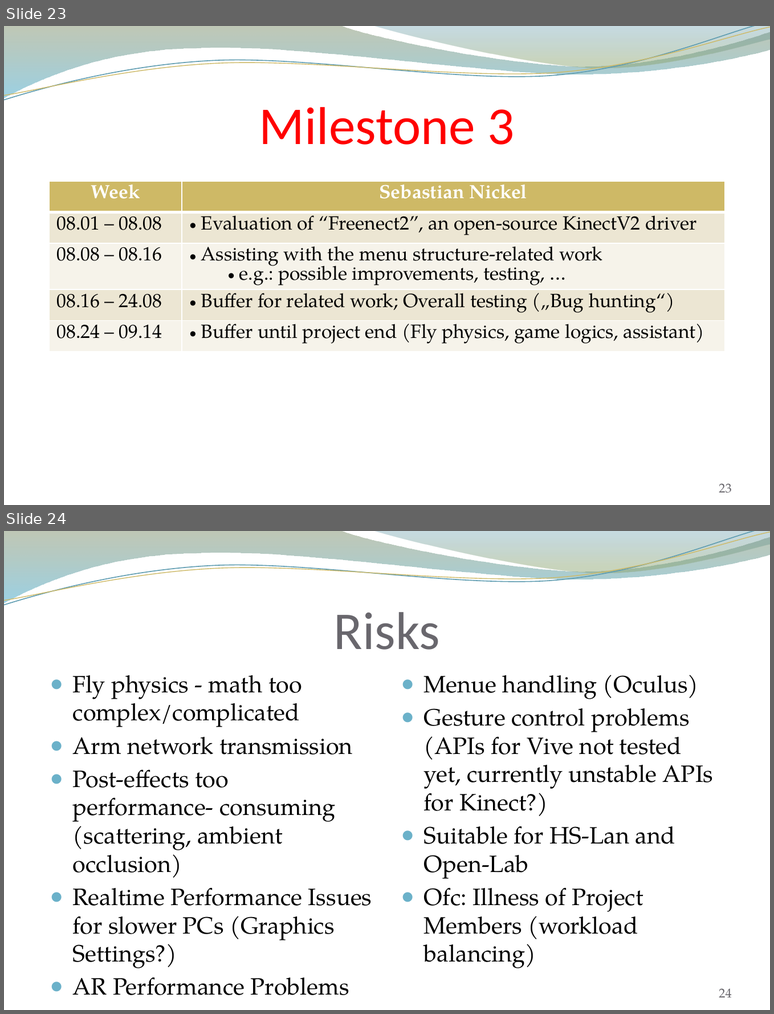
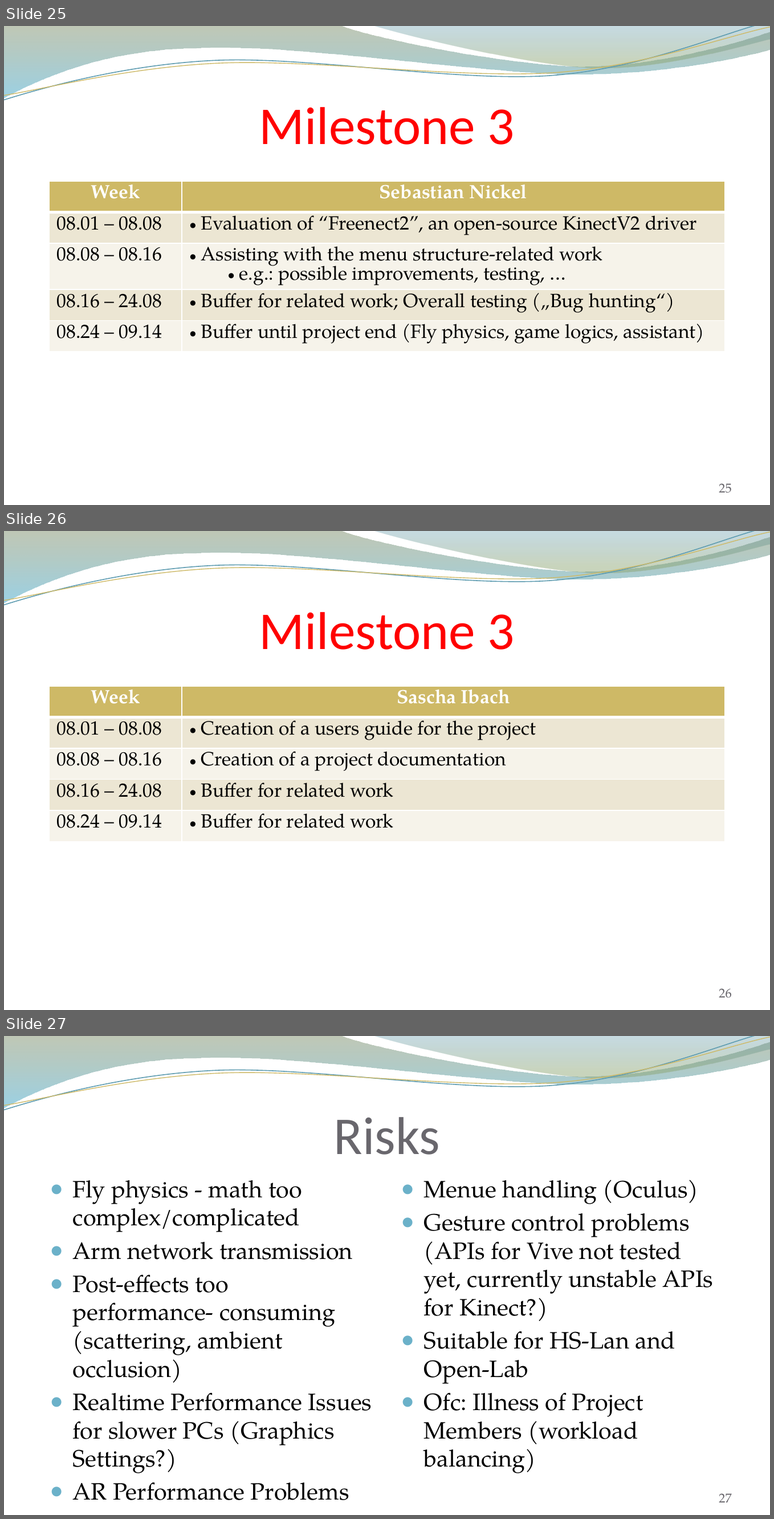
Before and after one commit to andreasdietze/Rift-WingsuitV2, a slide deck: Präsentationen/Projektpräsentation/Project proposal Rift Wingsuit V2.pptx. Shown one above the other, each under a label of ours: slides 23 and 24 before the commit, slides 25, 26 and 27 after it. The pictures are 774x1014 and 774x1519 pixels, drawn with LibreOffice and Linux fonts; fonts in the diff are those of the drawing; background and template pictures are left out. Boxes give left, top, right and bottom in pixels: in the first picture for what was removed or moved away, otherwise in the second. Text is boxed around its words. In the diff, an @@ line names an element or a change of style, - is before the commit and + after.

Commit message:
Milestones for Sascha Ibach

```diff
--- a/Präsentationen/Projektpräsentation/Project proposal Rift Wingsuit V2.pptx
+++ b/Präsentationen/Projektpräsentation/Project proposal Rift Wingsuit V2.pptx
@@ slide 26 added at [4, 531, 770, 1010], background picture (left out); not listed: 4 template elements that a slide beside it also shows @@
@@ title added at [259, 612, 514, 650], 50 pt, text #FF0000 @@
+Milestone 3
@@ table added at [49, 685, 725, 841], 5 rows, 2 columns @@
+Week | Sascha Ibach
+08.01 – 08.08 | Creation of a users guide for the project
+08.08 – 08.16 | Creation of a project documentation
+08.16 – 24.08 | Buffer for related work
+08.24 – 09.14 | Buffer for related work
@@ page number added at [719, 988, 731, 998], 12 pt, text #646268 @@
+26
@@ what was slide 23 is now slide 25 @@
@@ page number at [719, 483, 731, 493]: text changed @@
-23
+25
@@ what was slide 24 is now slide 27 @@
@@ page number at [719, 1493, 731, 1502]: text changed @@
-24
+27
```
Also in this commit, not shown: 1 slide changed, 2 other slides added.
